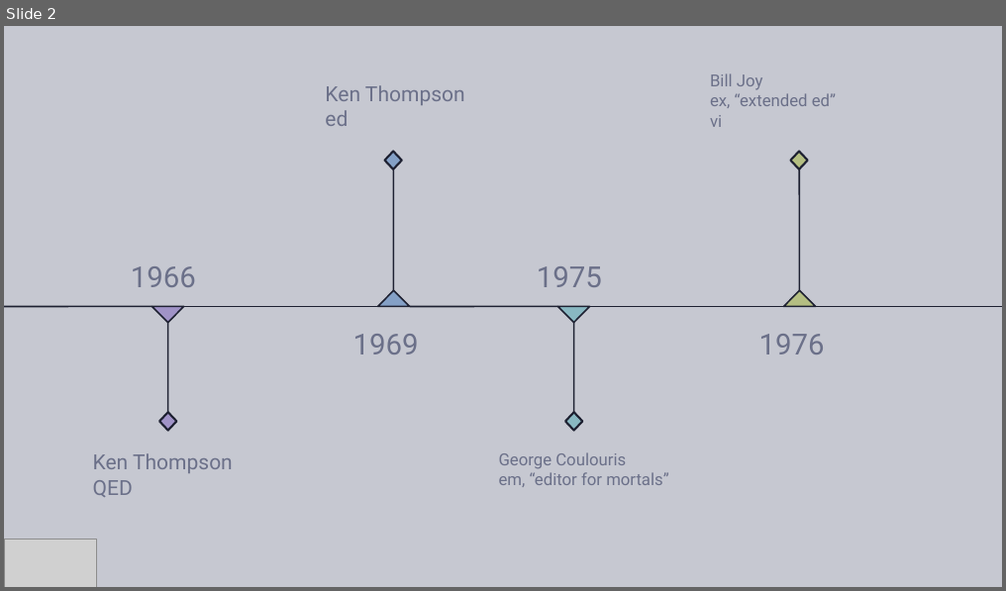
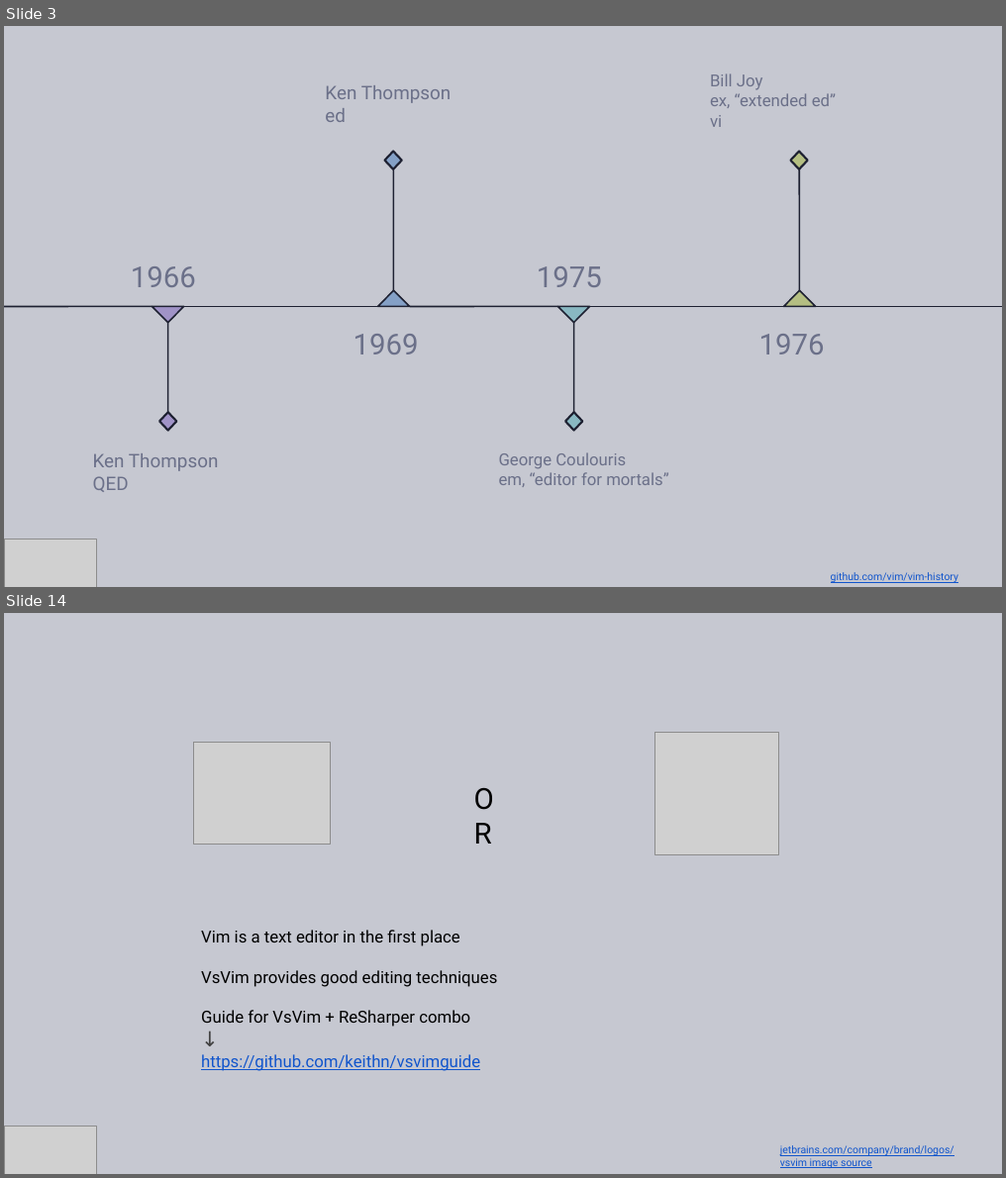
Before and after one commit to Ungerfall/ungerfall.github.io, a slide deck: presentation/vim/vim-in-dotnet.pptx. Shown one above the other, each under a label of ours: slide 2 before the commit, slides 3 and 14 after it; the slides between them are not shown. The pictures are 1006x591 and 1006x1178 pixels, drawn with LibreOffice and Linux fonts; fonts in the diff are those of the drawing; grey boxes stand for pictures; background and template pictures are left out. Boxes give left, top, right and bottom in pixels: in the first picture for what was removed or moved away, otherwise in the second. Text is boxed around its words. In the diff, an @@ line names an element or a change of style, - is before the commit and + after.

```diff
--- a/presentation/vim/vim-in-dotnet.pptx
+++ b/presentation/vim/vim-in-dotnet.pptx
@@ slide 14 added at [4,613,1002,1174], background #C6C8D1 @@
@@ picture added at [194,743,331,845] @@
@@ picture added at [655,732,778,855] @@
@@ text added at [466,777,519,820], 28 pt, text #000000 @@
+OR
@@ text added at [201,930,497,1071], 16 pt, text #000000 @@
+Vim is a text editor in the first place
+VsVim provides good editing techniques
+Guide for VsVim + ReSharper combo
+↓
+https://github.com/keithn/vsvimguide
@@ picture added at [4,1127,97,1174] @@
@@ text added at [780,1146,954,1168], 10 pt, text #1155CC, underline @@
+jetbrains.com/company/brand/logos/
+vsvim image source
@@ what was slide 2 is now slide 3 @@
@@ slide 3 changed as well @@
@@ text "Ken Thompson" at [325,85,451,122]: size 20 to 18 pt @@
@@ text "Ken Thompson" at [93,454,219,492]: size 20 to 18 pt @@
@@ text added at [831,572,958,583], 10 pt, text #1155CC, underline @@
+github.com/vim/vim-history
```
Also in this commit, not shown: 23 other slides added, 1 slide removed.
